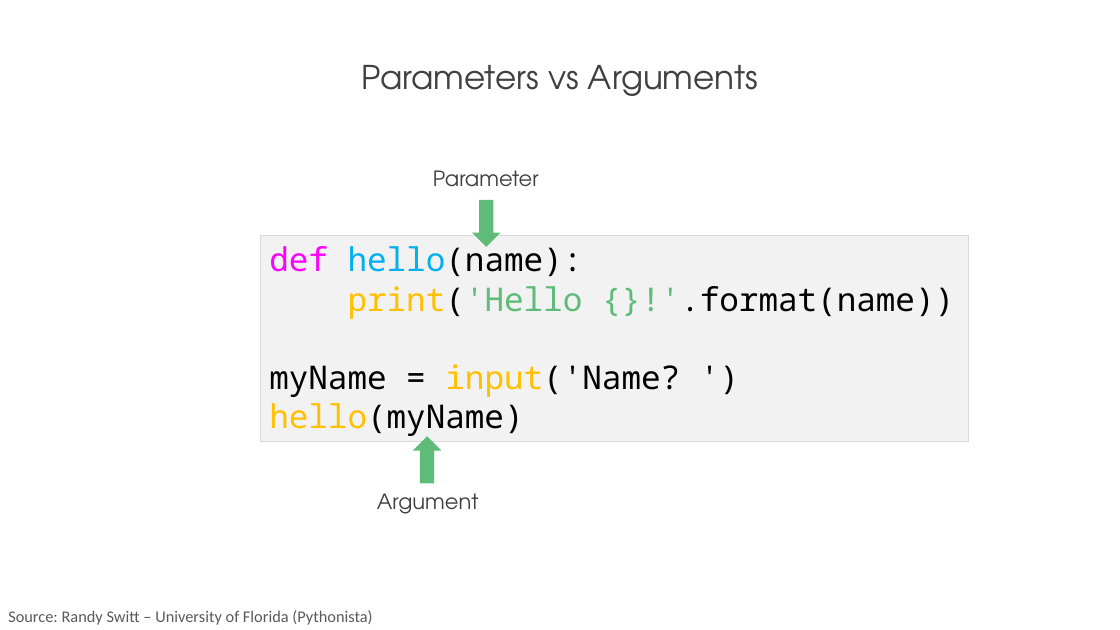
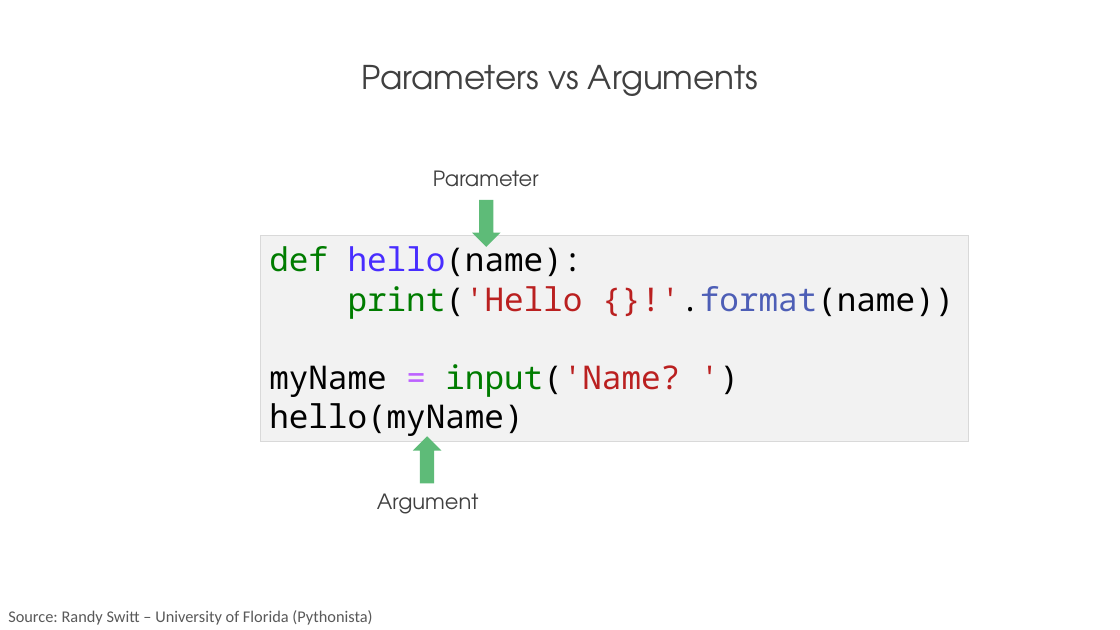
Before and after one commit to PracticumAI/python, a slide deck: slide 9 of presentations/03_functions.pptx. Drawn at 1120x630 pixels with LibreOffice and Linux fonts; fonts in the diff are those of the drawing. Boxes give left, top, right and bottom in pixels: in the first picture for what was removed or moved away, otherwise in the second. Text is boxed around its words. In the diff, an @@ line names an element or a change of style, - is before the commit and + after.

```diff
--- a/presentations/03_functions.pptx
+++ b/presentations/03_functions.pptx
@@ rectangle "def hello(name):" at [261, 235, 970, 442]: text colour #FF00FF to #007C00 in "def"; text colour #00B0F0 to #482DFF in "hello(name):"; text colour #FFC000 to #007C00 in "print('Hello", "input('Name?"; text colour #5EBB78 to #BA2020 in "print('Hello {}!'.format(name))"; text colour #000000 to #4D5EB6 in "{}!'.format(name))"; text colour #000000 to #BD62FF in "="; text colour #000000 to #BA2020 in "input('Name? ')"; text colour #FFC000 to #000000 in "hello(myName)" @@
```
Also in this commit, not shown: 4 other slides changed, 1 other file.
